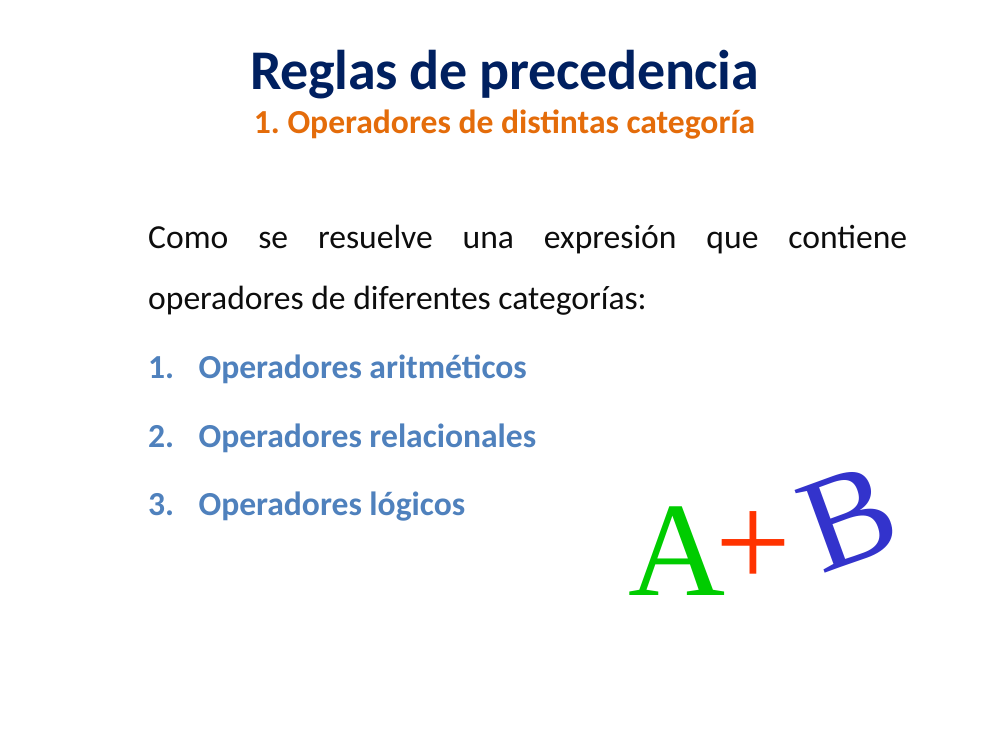
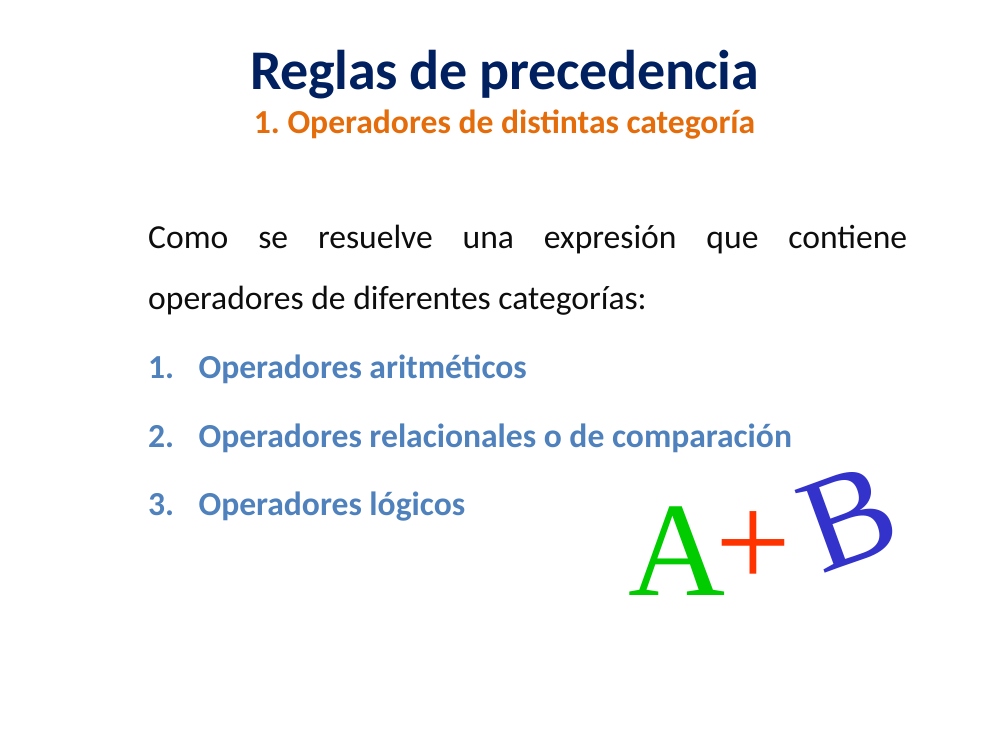
Before and after one commit to lizetheP/PensamientoC, a slide deck: slide 12 of Calendario2022/presentaciones/4_Jerarquia.pptx. Drawn at 1008x756 pixels with LibreOffice and Linux fonts; fonts in the diff are those of the drawing. Boxes give left, top, right and bottom in pixels: in the first picture for what was removed or moved away, otherwise in the second. Text is boxed around its words. In the diff, an @@ line names an element or a change of style, - is before the commit and + after.

```diff
--- a/Calendario2022/presentaciones/4_Jerarquia.pptx
+++ b/Calendario2022/presentaciones/4_Jerarquia.pptx
@@ text at box(199, 423, 792, 453): text changed @@
-2. Operadores relacionales
+2. Operadores relacionales o de comparación
```
Also in this commit, not shown: 1 other slide changed, 1 other file.
